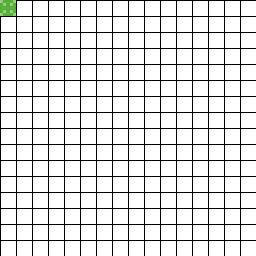
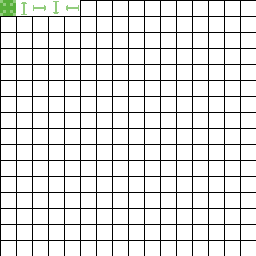
Layers edited between the first and the second 256 × 256 image:
painted on "Background" over [16, 0, 80, 16]
